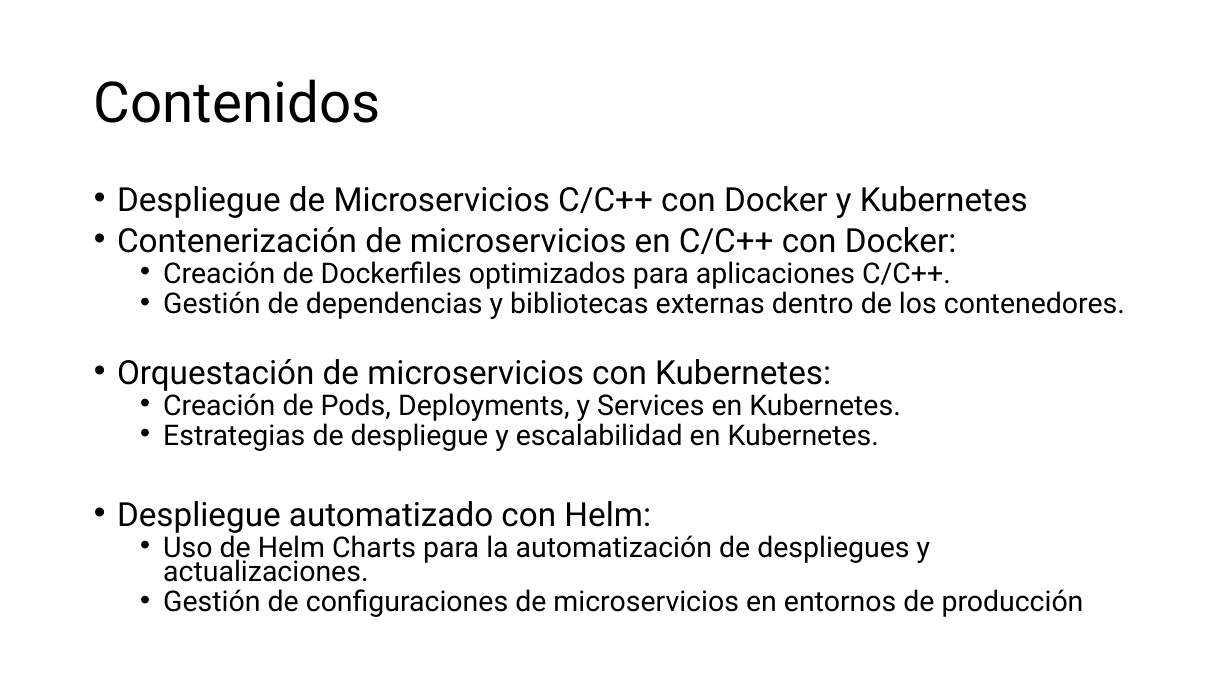
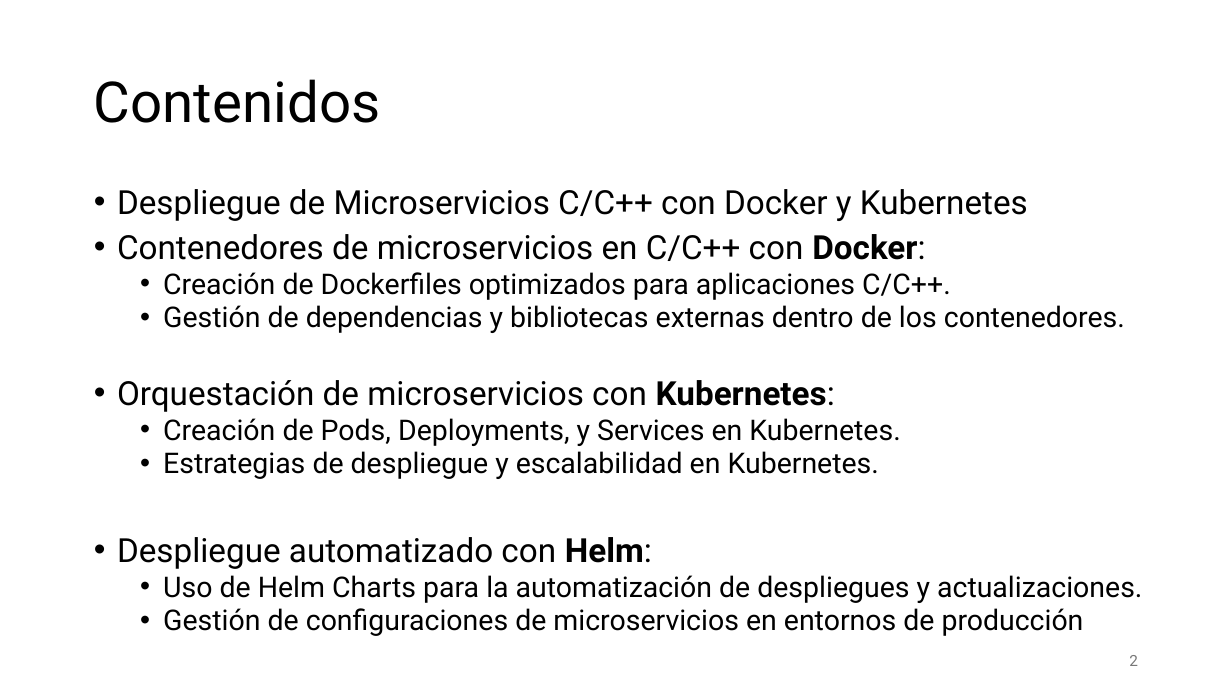
Before and after one commit to aldebarran22/CURSO_CPP_SERVICIOS_30H, a slide deck: slide 2 of doc/7_Despliegue_microservicios_docker_kubernetes.pptx. Drawn at 1232x693 pixels with LibreOffice and Linux fonts; fonts in the diff are those of the drawing. Boxes give left, top, right and bottom in pixels: in the first picture for what was removed or moved away, otherwise in the second. Text is boxed around its words. In the diff, an @@ line names an element or a change of style, - is before the commit and + after.

```diff
--- a/doc/7_Despliegue_microservicios_docker_kubernetes.pptx
+++ b/doc/7_Despliegue_microservicios_docker_kubernetes.pptx
@@ text at [117,189,1142,636]: bold on in "Kubernetes:", "Helm:"; line spacing 0.7 to 0.8 @@
@@ text at [117,234,925,261]: text changed @@
-• Contenerización de microservicios en C/C++ con Docker:
+• Contenedores de microservicios en C/C++ con Docker:
@@ page number added at [1129,655,1138,666], 12 pt, text #797979 @@
+2
```
Also in this commit, not shown: 21 other files.
